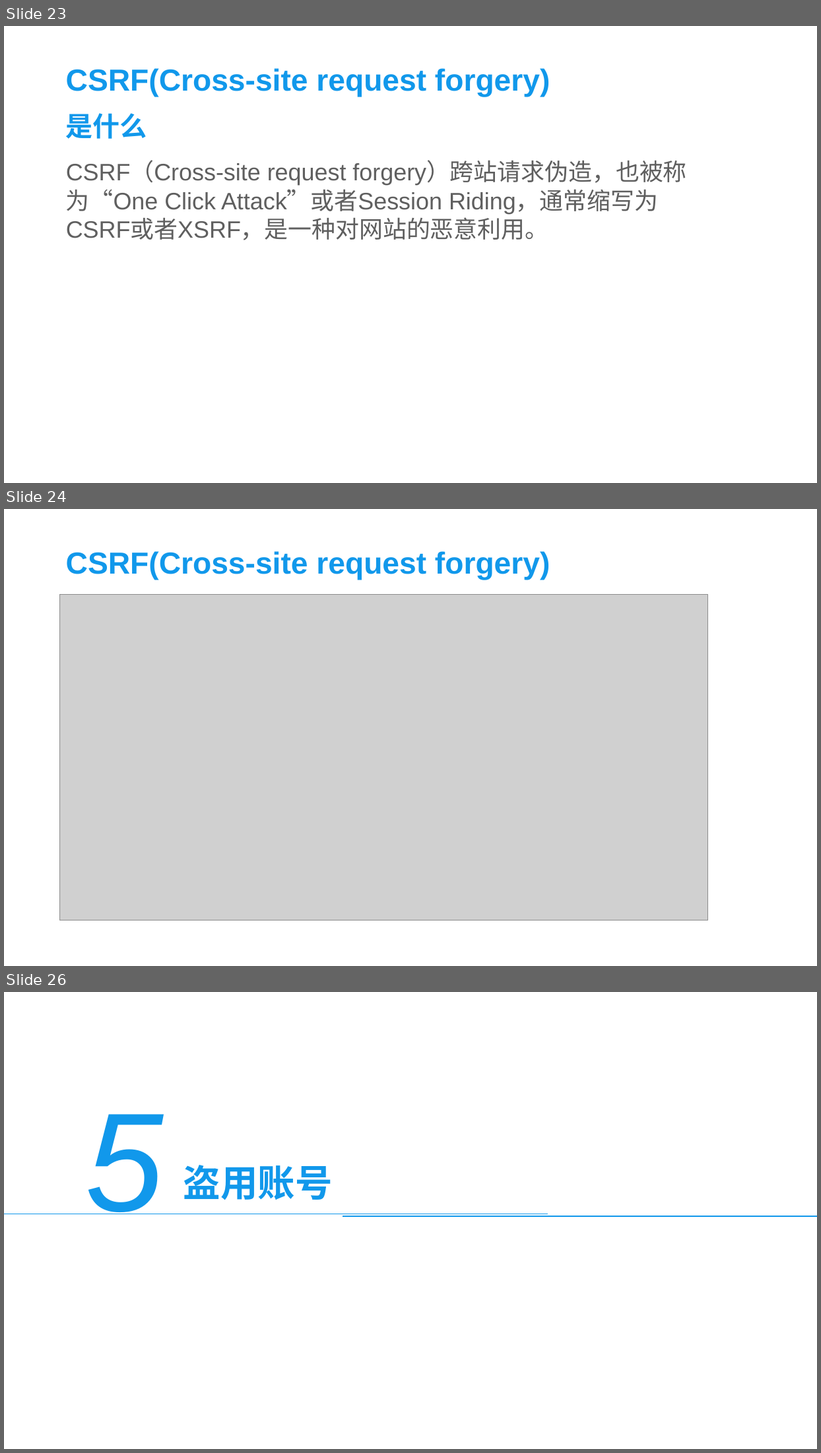
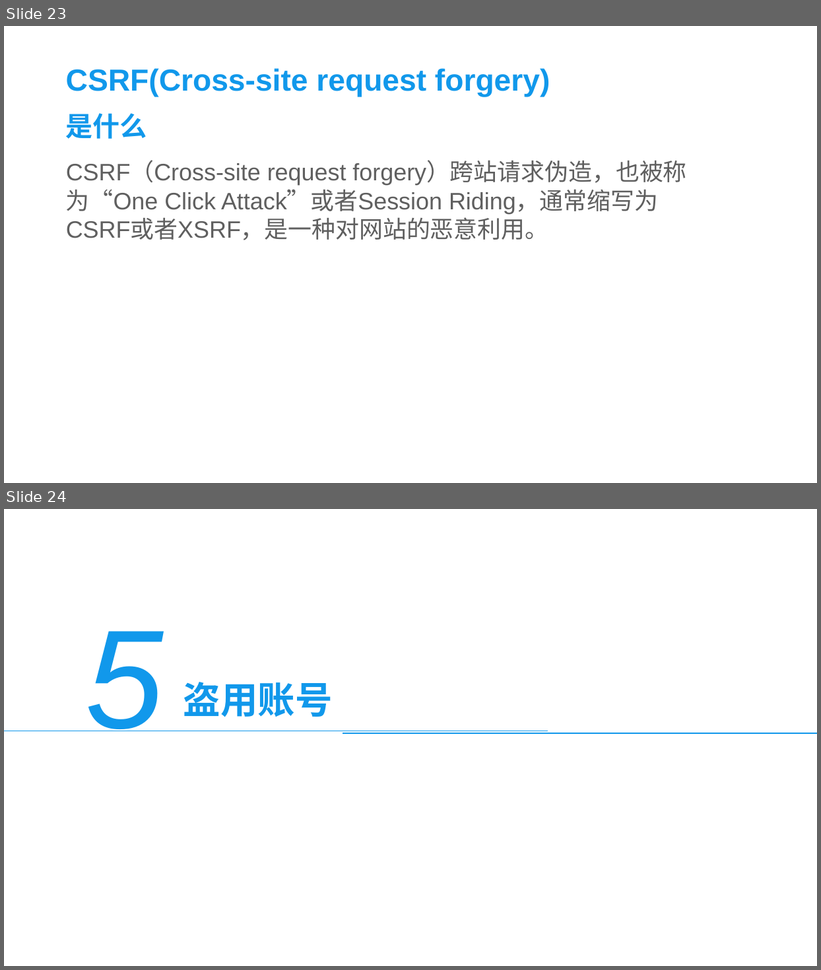
Before and after one commit to CUCCS/ns, a slide deck: 2016-2/TJY_CYX/FlippedClassroom/身份隐藏PPT.pptx. Shown one above the other, each under a label of ours: slides 23, 24 and 26 before the commit, slides 23 and 24 after it; the slides between them are not shown. The pictures are 821x1453 and 821x970 pixels, drawn with LibreOffice and Linux fonts; fonts in the diff are those of the drawing; grey boxes stand for pictures; background and template pictures are left out. Boxes give left, top, right and bottom in pixels: in the first picture for what was removed or moved away, otherwise in the second. Text is boxed around its words. In the diff, an @@ line names an element or a change of style, - is before the commit and + after.

```diff
--- a/2016-2/TJY_CYX/FlippedClassroom/身份隐藏PPT.pptx
+++ b/2016-2/TJY_CYX/FlippedClassroom/身份隐藏PPT.pptx
@@ slide 24 removed at (4,509,817,966), background picture (left out) @@
@@ text removed at (66,551,550,580) @@
-CSRF(Cross-site request forgery)
@@ picture removed at (60,594,708,920) @@
@@ what was slide 26 is now slide 24 @@
```
Also in this commit, not shown: 2 slides changed, 1 other slide removed, 2 other files.
